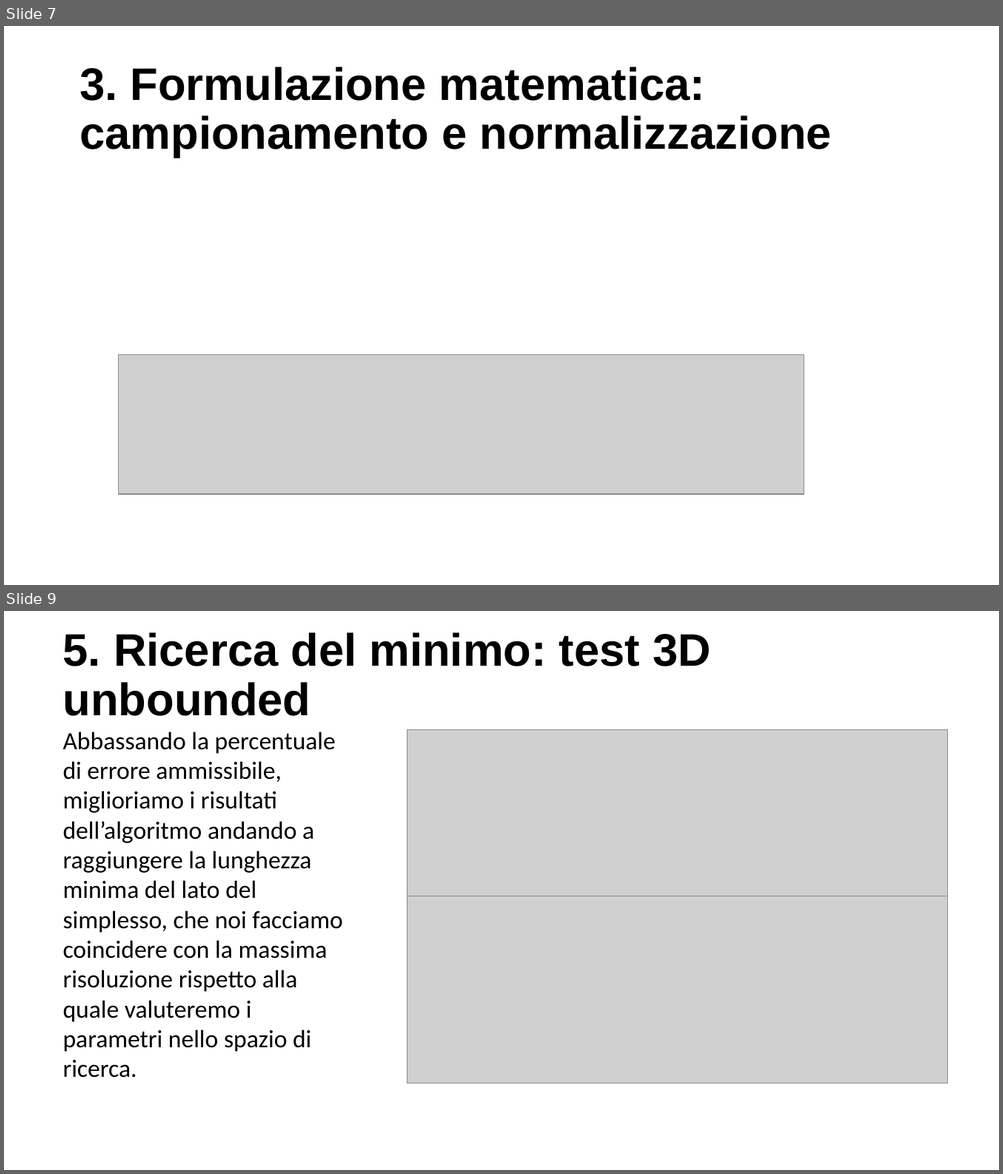
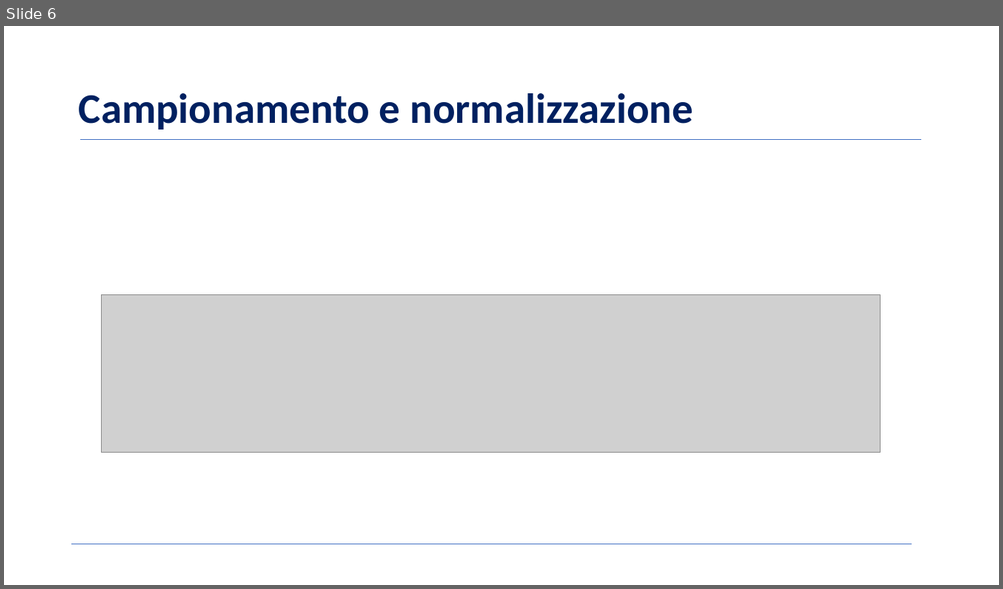
Before and after one commit to BernardoGiordano/NelderMeadMethod, a slide deck: presentazione progetto/Presentazione martone MOTT.pptx. Shown one above the other, each under a label of ours: slides 7 and 9 before the commit, slide 6 after it; the slides between them are not shown. The pictures are 1003x1174 and 1003x589 pixels, drawn with LibreOffice and Linux fonts; fonts in the diff are those of the drawing; grey boxes stand for pictures; background and template pictures are left out. Boxes give left, top, right and bottom in pixels: in the first picture for what was removed or moved away, otherwise in the second. Text is boxed around its words. In the diff, an @@ line names an element or a change of style, - is before the commit and + after.

```diff
--- a/presentazione progetto/Presentazione martone MOTT.pptx
+++ b/presentazione progetto/Presentazione martone MOTT.pptx
@@ slide 9 removed at (4,611,999,1170), background picture (left out) @@
@@ title removed at (63,632,711,716) @@
-5. Ricerca del minimo: test 3D unbounded
@@ text removed at (63,732,342,1078) @@
-Abbassando la percentuale di errore ammissibile, miglioriamo i risultati dell’algoritmo andando a raggiungere la lunghezza minima del lato del simplesso, che noi facciamo coincidere con la massima risoluzione rispetto alla quale valuteremo i parametri nello spazio di ricerca.
@@ picture removed at (407,730,947,897) @@
@@ picture removed at (407,896,947,1083) @@
@@ what was slide 7 is now slide 6 @@
@@ slide 6 changed as well @@
@@ text at (79,93,693,130): text changed; size 44 to 40.7 pt; font Arial to Calibri; text colour #000000 to #002060 @@
-3. Formulazione matematica: campionamento e normalizzazione
+Campionamento e normalizzazione
@@ line added from (81, 139) to (921, 139), #4472C4 0.5 pt @@
@@ picture: place and size @@
-picture at (118,355,804,494)
+picture at (101,295,880,453)
@@ line added from (71, 545) to (912, 545), #4472C4 0.5 pt @@
```
Also in this commit, not shown: 5 other slides changed, 3 slides added, 3 other slides removed.
